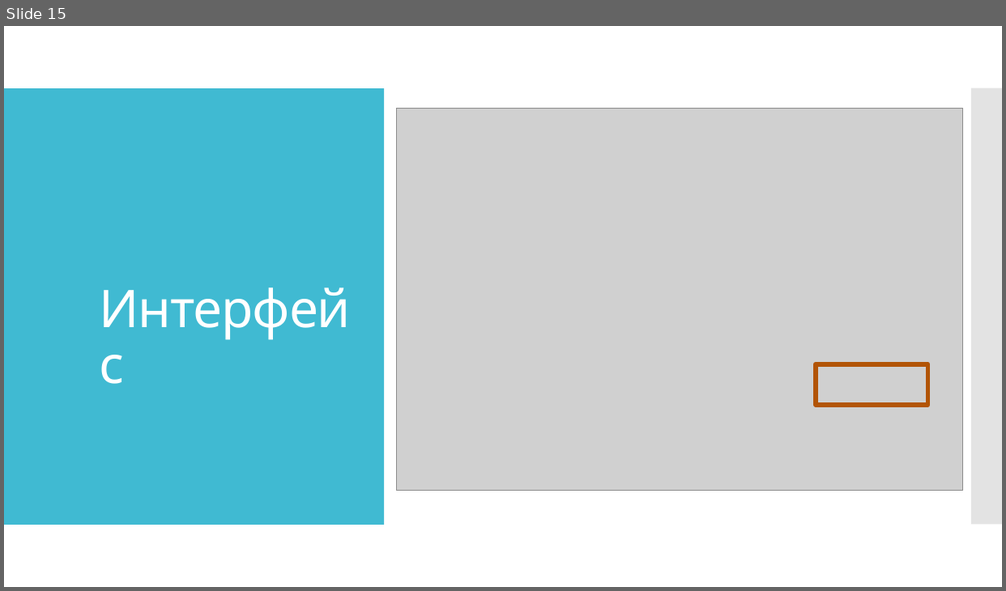
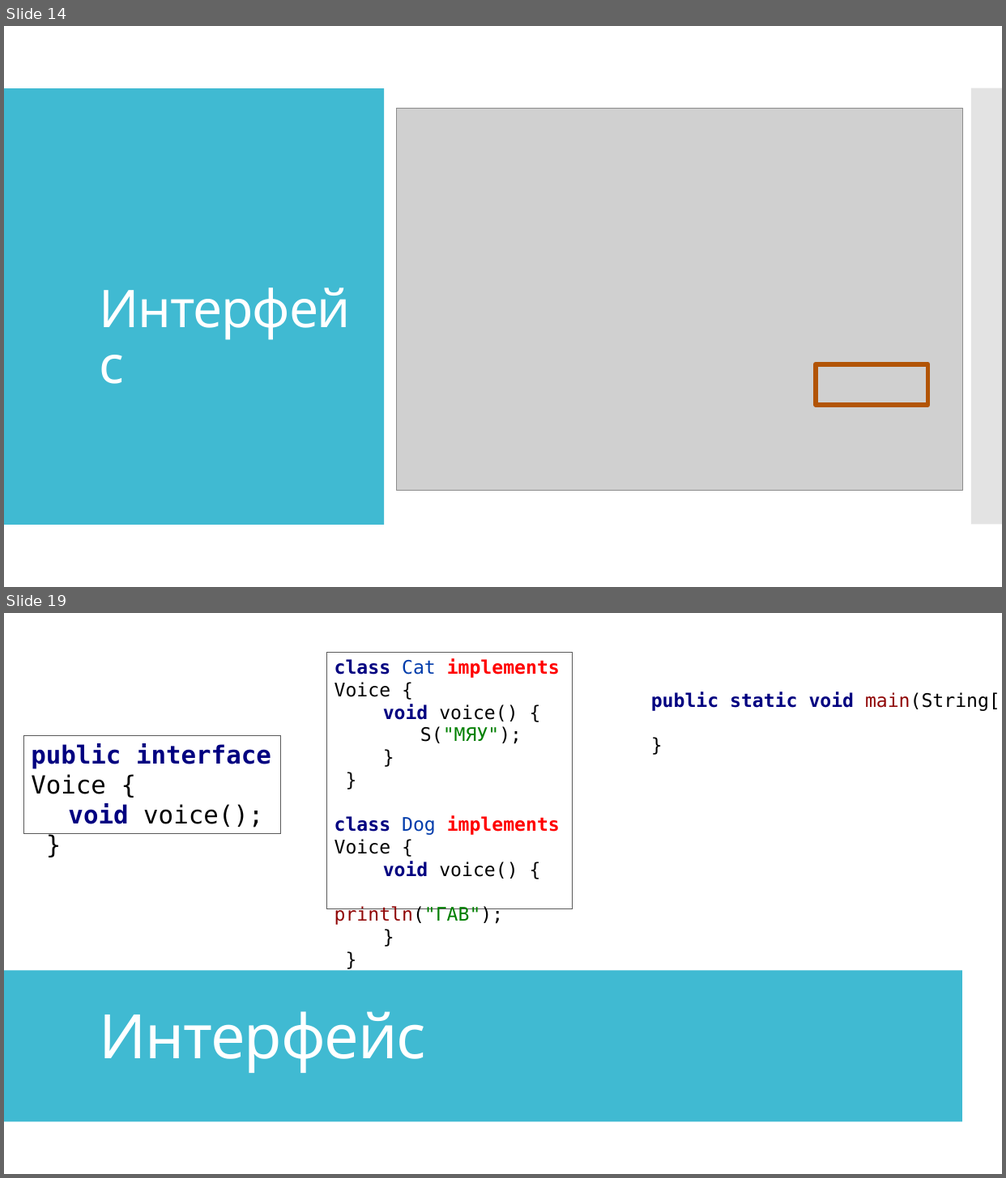
Before and after one commit to IriEfremova/LessonsCube, a slide deck: Samsung/Lesson15/Log.pptx. Shown one above the other, each under a label of ours: slide 15 before the commit, slides 14 and 19 after it; the slides between them are not shown. The pictures are 1006x591 and 1006x1178 pixels, drawn with LibreOffice and Linux fonts; fonts in the diff are those of the drawing; grey boxes stand for pictures. Boxes give left, top, right and bottom in pixels: in the first picture for what was removed or moved away, otherwise in the second. Text is boxed around its words. In the diff, an @@ line names an element or a change of style, - is before the commit and + after.

```diff
--- a/Samsung/Lesson15/Log.pptx
+++ b/Samsung/Lesson15/Log.pptx
@@ slide 19 added at <box>4,613,1002,1174</box>, background #FFFFFF; not listed: 2 template elements that a slide beside it also shows @@
@@ rectangle added at <box>4,613,1002,1174</box>, fill #FFFFFF @@
@@ rectangle added at <box>326,652,572,909</box>, outline #595959 0.75 pt, 18 pt, text #000000 @@
+class Cat implements Voice {
+void voice() {
+S("МЯУ");
+}
+}
+class Dog implements Voice {
+void voice() {
+println("ГАВ");
+}
+}
@@ text added at <box>651,692,1002,711</box>, 18 pt, text #000080 @@
+public static void main(String[] args) {
+}
@@ rectangle added at <box>23,736,281,834</box>, outline #595959 0.75 pt, 24 pt, text #000080, bold @@
+public interface Voice {
+void voice();
+}
@@ rectangle added at <box>4,971,962,1122</box>, fill #40BAD2 @@
@@ title added at <box>99,1012,425,1073</box>, 59 pt, text #FFFFFF @@
+Интерфейс
@@ what was slide 15 is now slide 14 @@
```
Also in this commit, not shown: 2 slides changed, 3 other slides added, 4 other files.
